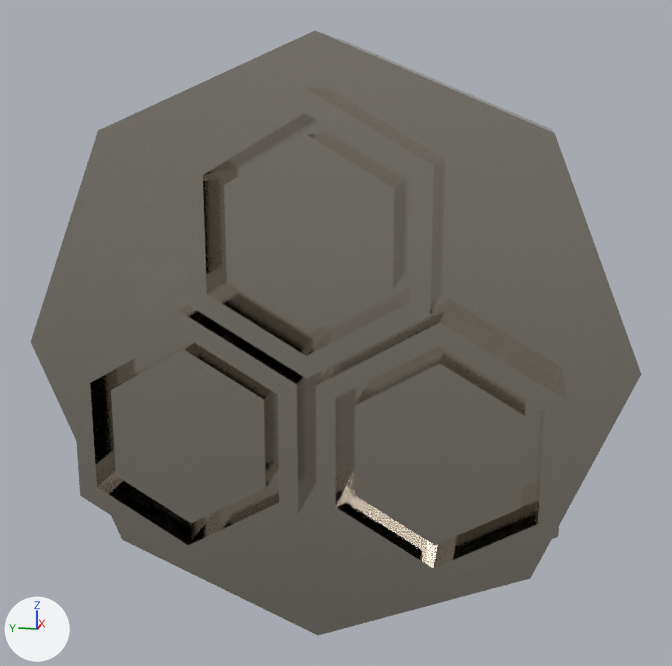
The glTF model src/worlds/Space_Room/assets/models/outlet_l_3.glb as it was, and as the next commit left it.
Before and after are seen from a camera (50 mm lens) standing at (7.296, -1.202, 1.099) and looking at (7.789, -1.103, 0.976). The lights are fixed; the arrows at lower left show +X, +Y and +Z. Where no turn or scale is listed for an object, it has been applied to the vertices.
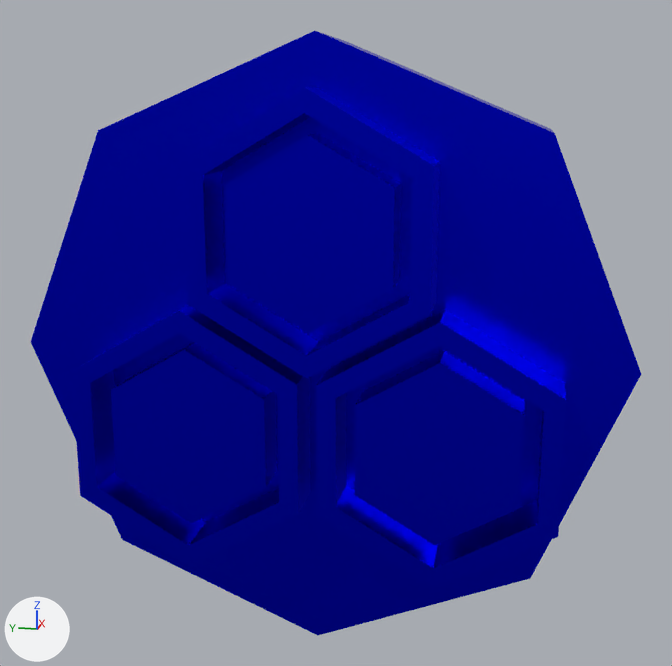
The newer file is also turned or shifted as a whole; pictures and numbers use the older file's frame.

Edits to the bpy script that builds the scene:
```text
Add mat_blue:
    mat_blue = principled_material('blue')
    mat_blue.base_color = (0.0, 0.00327, 0.8)  # blue #000be7
    mat_blue.metallic = 1.0
    mat_blue.roughness = 0.327
Change me_cylinder_013:
    where me_cylinder_013.from_pydata(...)  # 132 vertices, 260 faces; spans x -0.07..0.042, y -0.164..0.164, z -0.164..0.164
    remove me_cylinder_013.materials.append(mat_scuffed_titanium_pbr)
    add me_cylinder_013.materials.append(mat_blue)  # blue #000be7
```

Where the change shows, as pixel boxes (x1, y1, x2, y2) in the pictures (672 x 666 px):
'Cylinder.023', recoloured (grey to blue)
    both: (31, 31, 641, 635)
